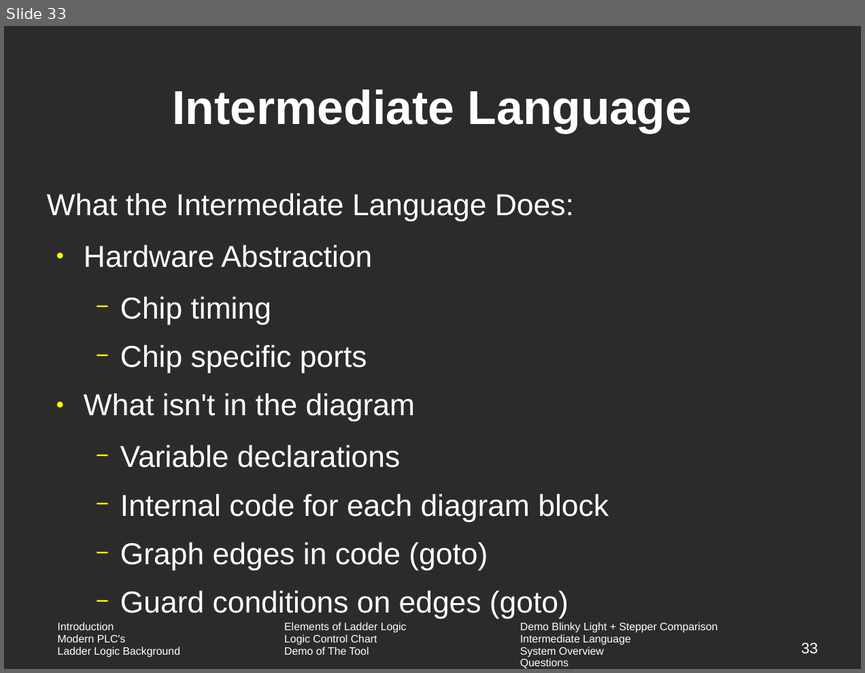
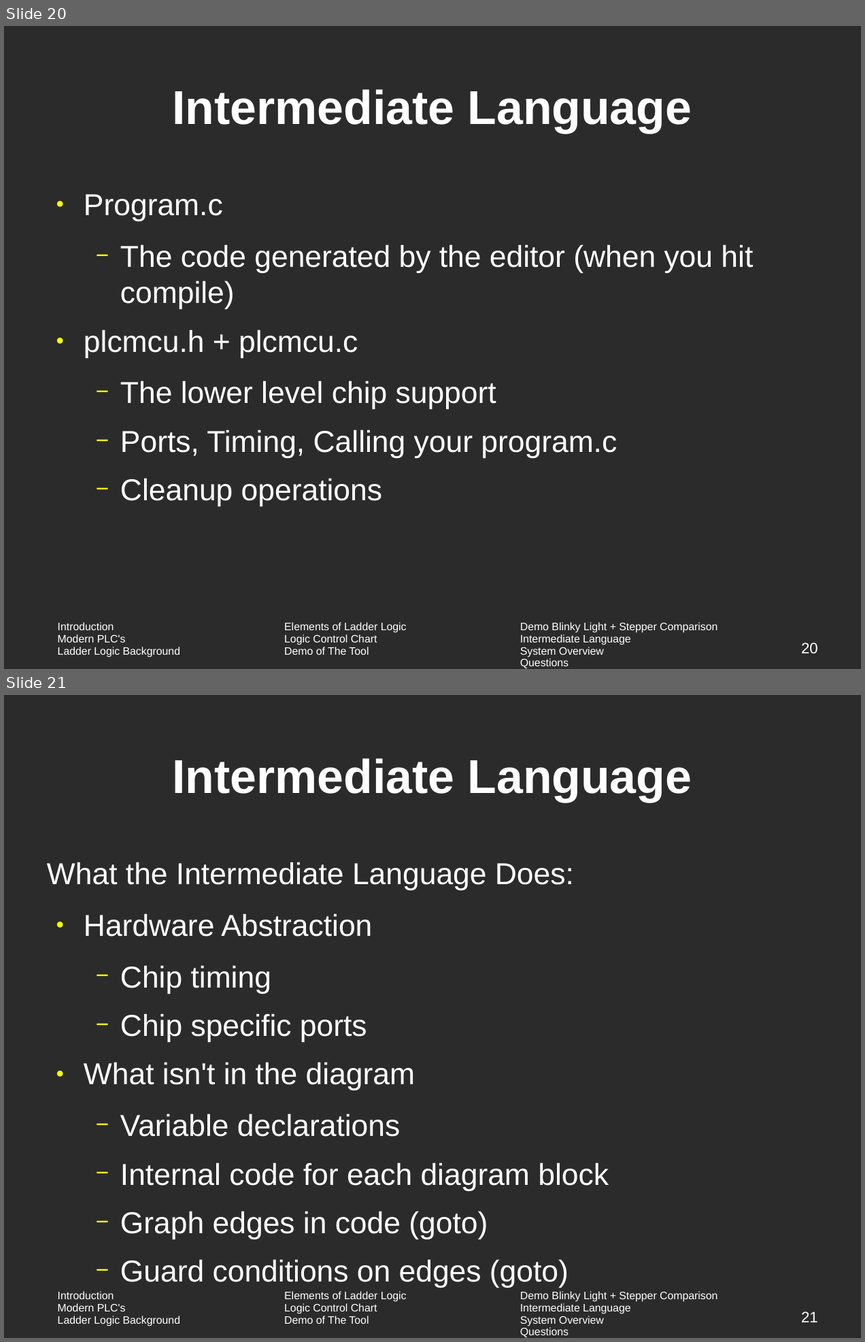
Before and after one commit to vortex-5/plcthesis, a slide deck: presentation/defense.odp. Shown one above the other, each under a label of ours: slide 33 before the commit, slides 20 and 21 after it. The pictures are 865x673 and 865x1342 pixels, drawn with LibreOffice and Linux fonts; fonts in the diff are those of the drawing; background and template pictures are left out; a plain dark background stands for a picture behind light text. Boxes give left, top, right and bottom in pixels: in the first picture for what was removed or moved away, otherwise in the second. Text is boxed around its words. In the diff, an @@ line names an element or a change of style, - is before the commit and + after.

```diff
--- a/presentation/defense.odp
+++ b/presentation/defense.odp
@@ slide 20 added at [4, 26, 861, 669], background picture (left out); not listed: 1 template element that a slide beside it also shows @@
@@ title added at [172, 89, 691, 133], 44 pt, text #FFFFFF, bold @@
+Intermediate Language
@@ text added at [84, 194, 753, 506], 28 pt, text #FFFFFF @@
+● Program.c
+  − The code generated by the editor (when you hit compile)
+● plcmcu.h + plcmcu.c
+  − The lower level chip support
+  − Ports, Timing, Calling your program.c
+  − Cleanup operations
@@ page number added at [801, 642, 818, 653], 14 pt, text #FFFFFF @@
+20
@@ what was slide 33 is now slide 21 @@
@@ page number at [801, 1311, 818, 1322]: text changed @@
-33
+21
```
Also in this commit, not shown: 5 slides changed, 15 other slides added, 29 slides removed, 24 other files.
